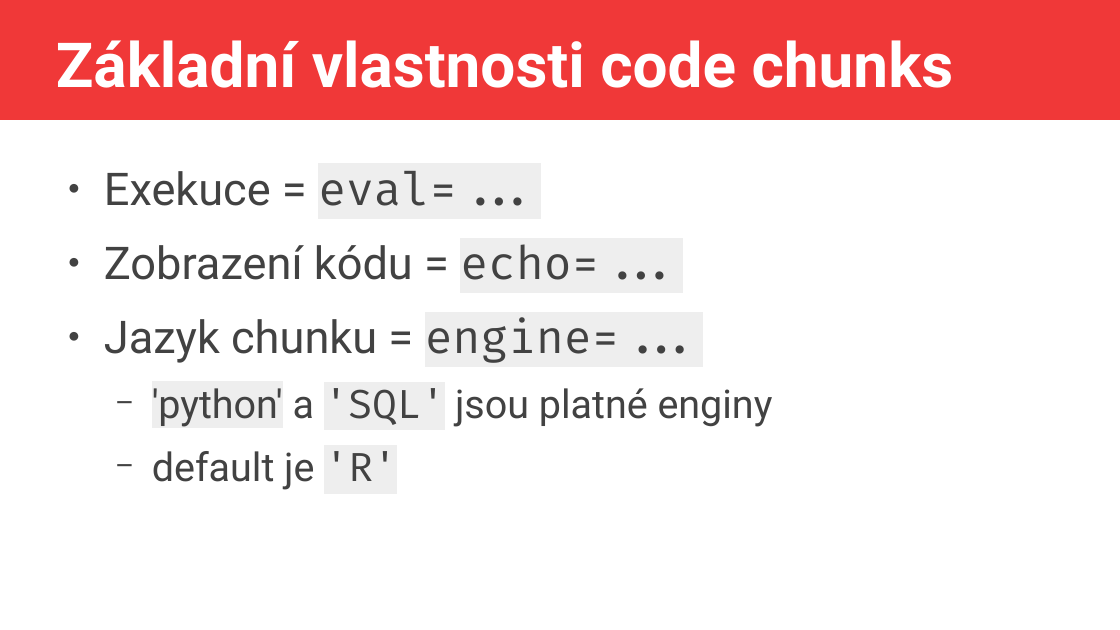
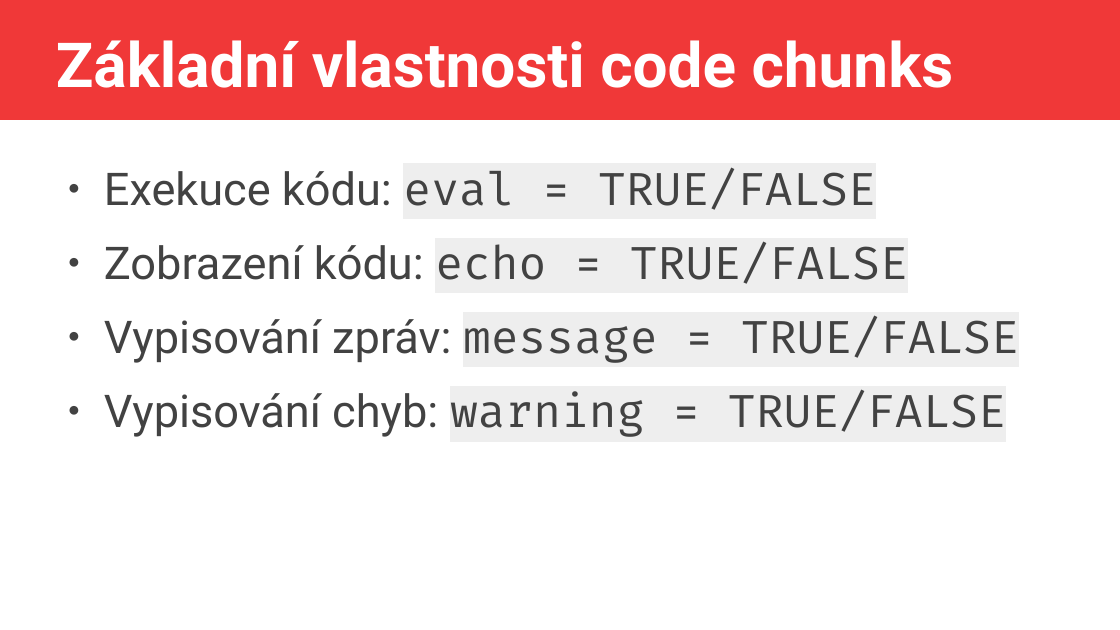
Before and after one commit to jlacko/Intro2R, a slide deck: slide 4 of prezentace/6 - výstupy.odp. Drawn at 1120x630 pixels with LibreOffice and Linux fonts; fonts in the diff are those of the drawing. Boxes give left, top, right and bottom in pixels: in the first picture for what was removed or moved away, otherwise in the second. Text is boxed around its words. In the diff, an @@ line names an element or a change of style, - is before the commit and + after.

```diff
--- a/prezentace/6 - výstupy.odp
+++ b/prezentace/6 - výstupy.odp
@@ text at (x1=104, y1=168, x2=1019, y2=437): text changed; font Roboto to Fira Code @@
-● Exekuce = eval=...
-● Zobrazení kódu = echo=...
-● Jazyk chunku = engine=...
-  − 'python' a 'SQL' jsou platné enginy
-  − default je 'R'
+● Exekuce kódu: eval = TRUE/FALSE
+● Zobrazení kódu: echo = TRUE/FALSE
+● Vypisování zpráv: message = TRUE/FALSE
+● Vypisování chyb: warning = TRUE/FALSE
```
Also in this commit, not shown: 1 other slide changed, 21 other files.
